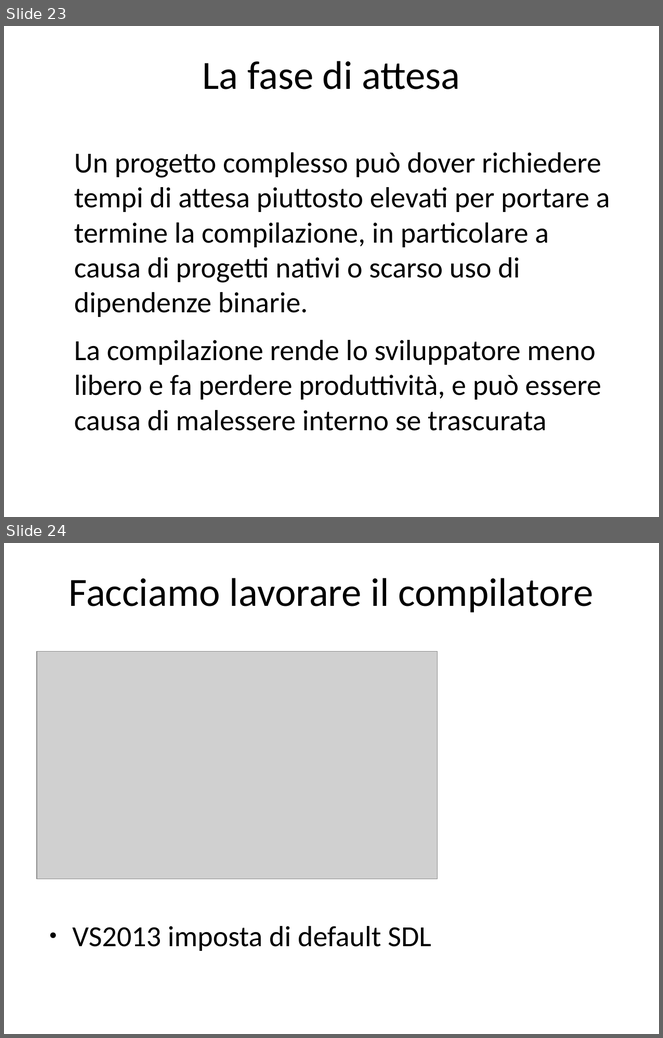
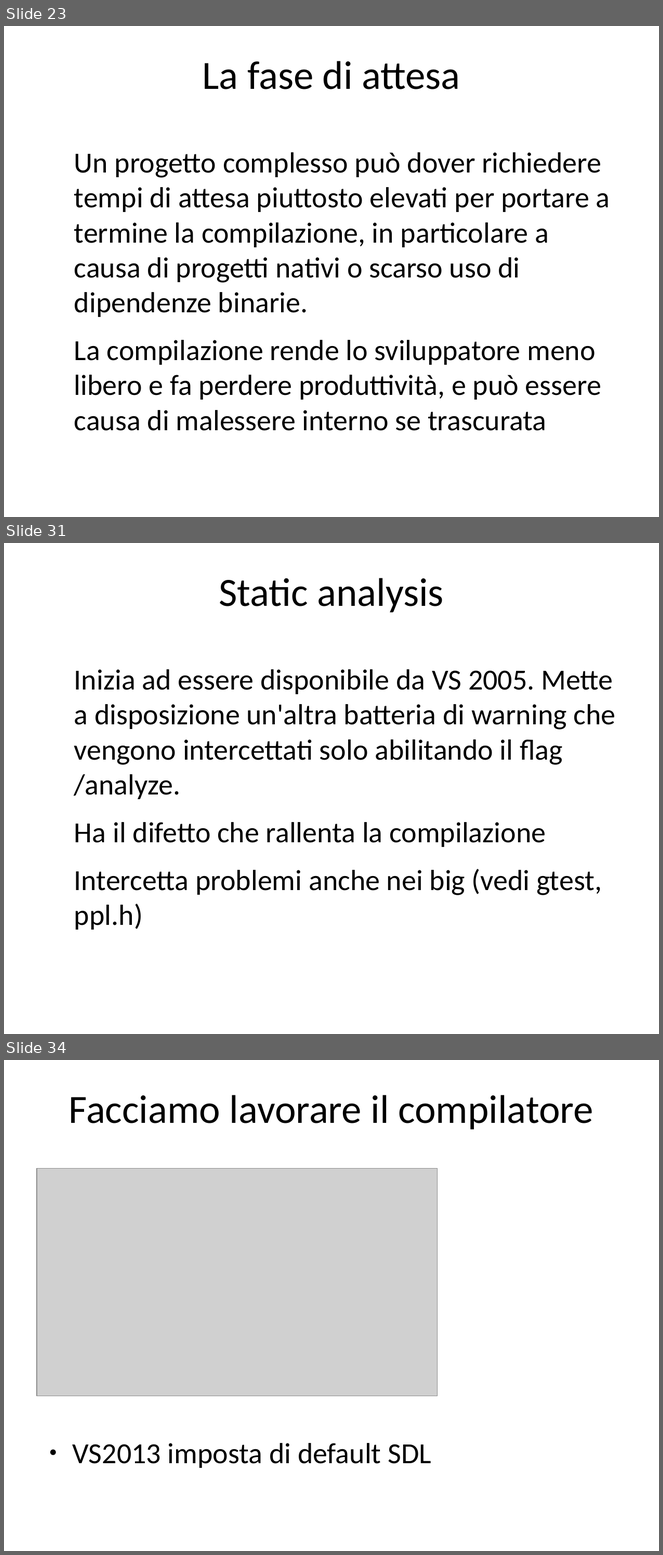
Before and after one commit to rramirez-tec-mx/Repo, a slide deck: La salute del software.odp. Shown one above the other, each under a label of ours: slides 23 and 24 before the commit, slides 23, 31 and 34 after it; the slides between them are not shown. The pictures are 663x1038 and 663x1555 pixels, drawn with LibreOffice and Linux fonts; fonts in the diff are those of the drawing; grey boxes stand for pictures. Boxes give left, top, right and bottom in pixels: in the first picture for what was removed or moved away, otherwise in the second. Text is boxed around its words. In the diff, an @@ line names an element or a change of style, - is before the commit and + after.

Commit message:
aggiunte slide analisti statica + alcune prove SAL

```diff
--- a/La salute del software.odp
+++ b/La salute del software.odp
@@ slide 31 added at [4,543,659,1034], background #FFFFFF @@
@@ title added at [219,578,444,613], 44 pt, text #000000 @@
+Static analysis
@@ text added at [74,669,616,930], 32 pt, text #000000 @@
+Inizia ad essere disponibile da VS 2005. Mette a disposizione un'altra batteria di warning che vengono intercettati solo abilitando il flag /analyze.
+Ha il difetto che rallenta la compilazione
+Intercetta problemi anche nei big (vedi gtest, ppl.h)
@@ what was slide 24 is now slide 34 @@
```
Also in this commit, not shown: 9 other slides added, 5 other files.
